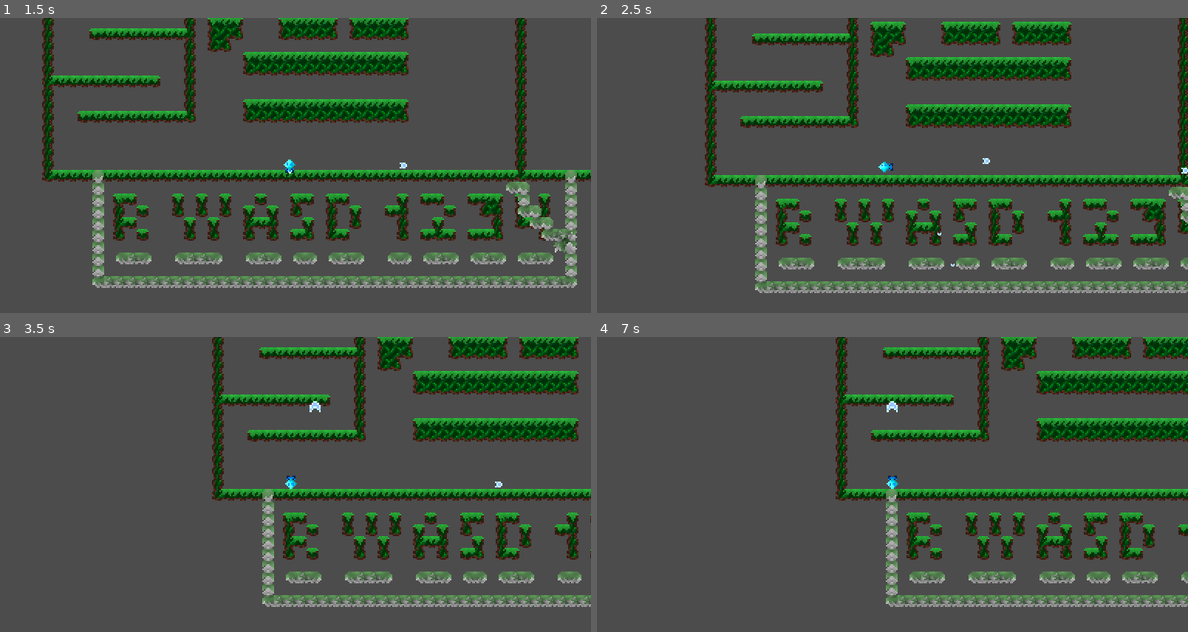
Above: before the commit, frames 1-4 (two rows, left to right).
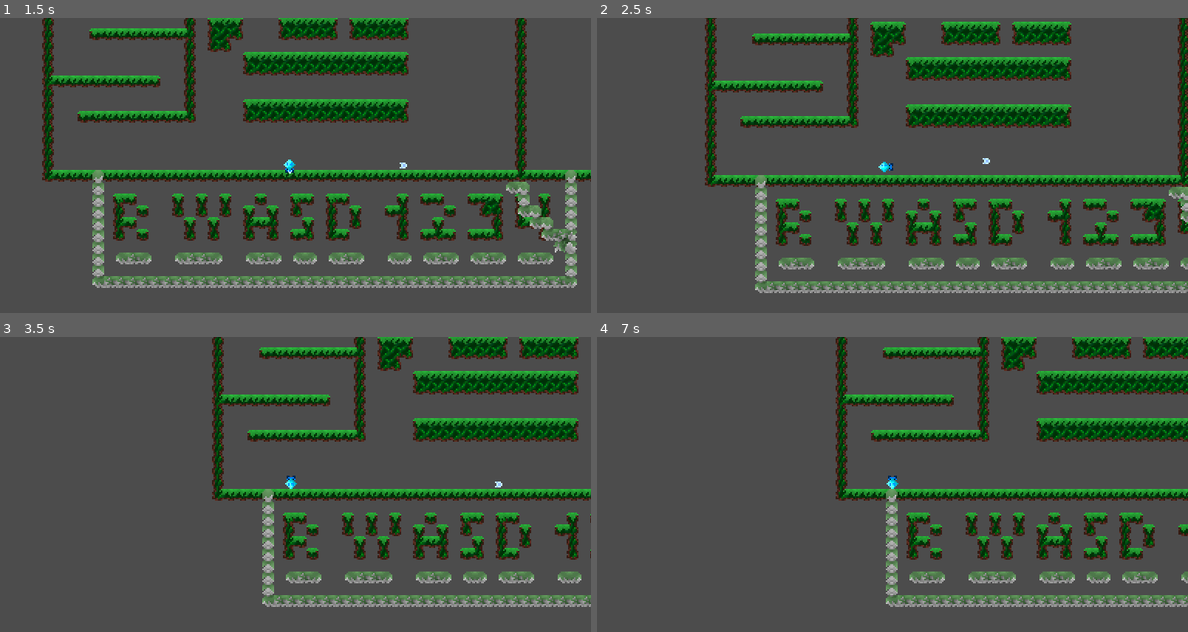
Above: after the commit, the same moments.

Repository: Elaech/GameDesign
Game: Godot game, scene res://Levels/FirstJungleUnderground.tscn
Two runs of this game, one before a commit and one after it. Both use one fixed random seed, a clock stepped at 60 frames per second and the inputs below.
Inputs:
- Up to frame 1 (1.5 s): hold D 0.53-1.28 s; hold R 0.53-1.28 s; hold S from 1.28 s (still down); tap 1 at 1.35 s
- Up to frame 2 (2.5 s): release S at 2.03 s; hold D from 2.03 s (still down); hold 2 from 2.03 s (still down)
- Up to frame 3 (3.5 s): release D at 2.78 s; release 2 at 2.78 s; hold W from 2.78 s (still down); tap 3 at 2.85 s
- Up to frame 4 (7 s): release W at 3.53 s; hold R 3.53-4.28 s; hold A 3.53-5.03 s; tap 1 at 4.35 s; hold S 5.03-5.78 s; hold 2 5.03-5.78 s; hold D 5.78-6.53 s; tap 3 at 5.85 s; tap Enter at 6.5 s; hold W from 6.53 s (still down); hold R from 6.53 s (still down)

Frame 1 is identical in both runs. In frame 2, less than 0.1% of the frame differs, in the area x 57-100%, y 50-85%; in frame 3, less than 0.1%, in the area x 52-55%, y 21-26%; in frame 4, less than 0.1%.

Commit message:
Fixed Tileset Collision

Diff:
--- a/DroneGame/Tilemaps/JungleTileMap.tscn
+++ b/DroneGame/Tilemaps/JungleTileMap.tscn
@@ -463,4 +463,6 @@
 [node name="TileMap" type="TileMap"]
 tile_set = SubResource( 49 )
 cell_size = Vector2( 8, 8 )
+collision_layer = 17
+collision_mask = 17
 format = 1
--- a/DroneGame/Tilemaps/UndergroundJungleTileMap.tscn
+++ b/DroneGame/Tilemaps/UndergroundJungleTileMap.tscn
@@ -454,4 +454,6 @@
 [node name="TileMap" type="TileMap"]
 tile_set = SubResource( 48 )
 cell_size = Vector2( 8, 8 )
+collision_layer = 17
+collision_mask = 2147483665
 format = 1
